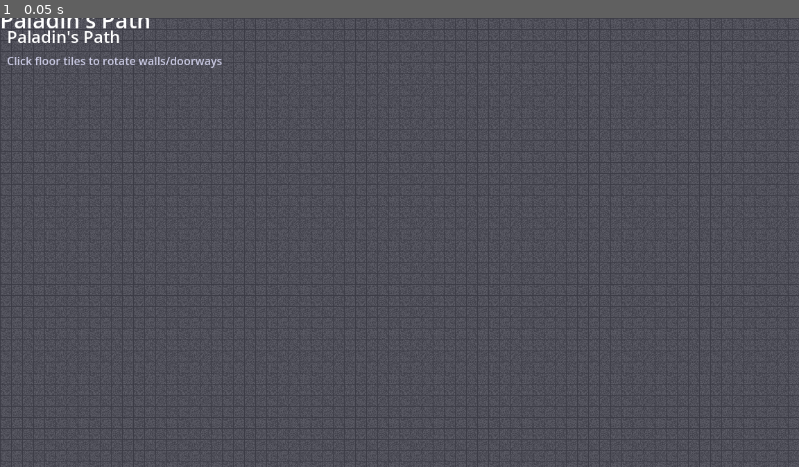
Above: before the commit, frame 1.
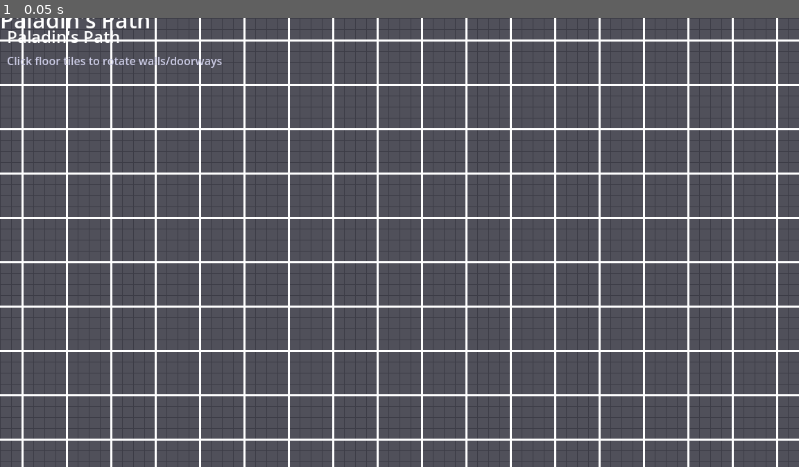
Above: after the commit, the same moment.

Repository: cutopia/paladin
Game: Godot game, scene res://scenes/main.tscn
The game is run twice, just before and just after one commit, with the same random seed, the same clock (stepped at 60 frames per second) and the same inputs.
Inputs:
- Up to frame 1 (0.05 s): no input

The runs differ from the first frame. In frame 1, 11% of the frame differs, in the area x 0-100%, y 0-100%.

Commit message:
trying to fix the walls not showing up

Diff:
--- a/scripts/DungeonManager.gd
+++ b/scripts/DungeonManager.gd
@@ -1,6 +1,6 @@
 # DungeonManager.gd - Manages dungeon generation and game flow
 
-extends Node2D
+extends CanvasItem  # Changed from Node2D to CanvasItem for proper drawing
 
 const Side = preload("res://scripts/Side.gd")
 const Tile = preload("res://scripts/Tile.gd")
@@ -19,9 +19,8 @@
 var tile_visuals: Array[Array] = []
 
 func _ready():
-	floor_texture = preload("res://dungeon_floor.png")
-	# Connect to draw signal for wall rendering
-	connect("draw", Callable(self, "_draw_walls"))
+	floor_texture = preload("res://assets/sprites/tile_sprites.png")
+	# Now properly draws via CanvasItem's _draw() method instead of connect()
 
 func start_game() -> void:
 	print("Starting game at level %d" % current_level)
@@ -71,8 +70,8 @@
 
 	tile_visuals[y][x] = floor_sprite
 
-func _draw_walls() -> void:
-	# Draw all walls using CanvasItem draw methods
+func _draw() -> void:
+	# Draw all walls using CanvasItem draw methods with colored rectangles
 	for y in range(grid_height):
 		for x in range(grid_width):
 			var tile = tiles[y][x]
@@ -84,20 +83,24 @@
 			var doorway_color = Color(0.3, 0.7, 0.9, 1)  # Blue-ish for doorways
 			var line_width = 8
 
-			# Draw each side based on its state
+			# Draw each side as a filled rectangle instead of lines
 			for side in [Side.SIDE_TOP, Side.SIDE_RIGHT, Side.SIDE_BOTTOM, Side.SIDE_LEFT]:
 				var state = tile.get_state(side)
 				var color = wall_color if state == Tile.State.WALL else doorway_color
 
 				match side:
 					Side.SIDE_TOP:
-						draw_line(wc.position + Vector2(0, 0), wc.position + Vector2(tile_size, 0), color, line_width)
+						# Draw top edge rectangle
+						draw_rect(Rect2(wc.position.x, wc.position.y, wc.size.x, line_width), color)
 					Side.SIDE_RIGHT:
-						draw_line(wc.position + Vector2(tile_size, 0), wc.position + Vector2(tile_size, tile_size), color, line_width)
+						# Draw right edge rectangle
+						draw_rect(Rect2(wc.position.x + wc.size.x - line_width, wc.position.y, line_width, wc.size.y), color)
 					Side.SIDE_BOTTOM:
-						draw_line(wc.position + Vector2(tile_size, tile_size), wc.position + Vector2(0, tile_size), color, line_width)
+						# Draw bottom edge rectangle
+						draw_rect(Rect2(wc.position.x, wc.position.y + wc.size.y - line_width, wc.size.x, line_width), color)
 					Side.SIDE_LEFT:
-						draw_line(wc.position + Vector2(0, tile_size), wc.position + Vector2(0, 0), color, line_width)
+						# Draw left edge rectangle
+						draw_rect(Rect2(wc.position.x, wc.position.y, line_width, wc.size.y), color)
 
 func update_wall_visuals(wall_container: Control, tile: Tile) -> void:
 	# Update the stored tile reference and redraw
Binary file added: assets/sprites/tile_sprites.png
Binary file changed: dungeon_floor.png
Not shown, changed: create_sprite.py
